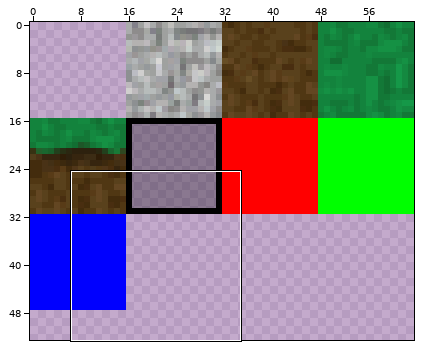
Pixel-art sprite: client/assets/texture_atlas.png. Above: a wide view before the commit, with the close-up outlined.
Close-up. First the earlier version:
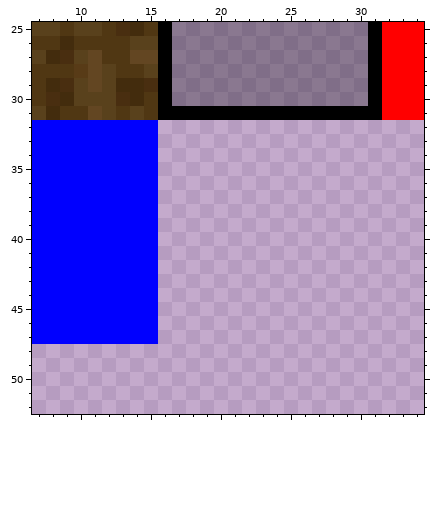
The file is 64x64 pixels. Colours within 5 levels of each other are drawn and written as one. Shown: x 7..34, y 25..52. The wide view leaves out empty margins.
After the commit:
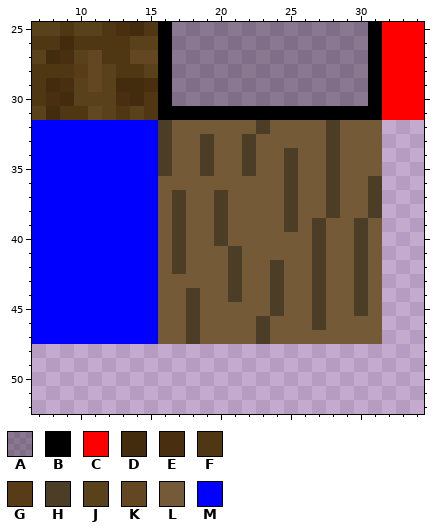
Palette (. is transparent): A #0000004b  B #000000  C #ff0000  D #432c0d  E #492e10  F #503713  G #583b17  H #4c3d26  J #59411c  K #634622  L #745a36  M #0000ff
Log entry: Create log texture
Changes in this commit:
Colour H is added in row 32 at x 16, 23 and 28; in row 33 at x 16, 19, 22 and 28; in rows 34 to 35 at x 16, 19, 22, 25 and 28; in row 36 at x 25, 28 and 31; in rows 37 to 38 at x 17, 20, 25, 28 and 31; in row 39 at x 17, 20, 25, 27 and 30.
Colour H is added in row 40 at x 17, 20, 27 and 30; in row 41 at x 17, 21, 27 and 30; in row 42 at x 17, 21, 24, 27 and 30; in row 43 at x 21, 24, 27 and 30; in row 44 at x 18, 21, 24, 27 and 30; in row 45 at x 18, 24, 27 and 30.
Colour H is added in row 46 at x 18, 23 and 27; in row 47 at x 18 and 23.
Colour L is added in row 32 at x 17 to 22, 24 to 27 and 29 to 31; in row 33 at x 17 to 18, 20 to 21, 23 to 27 and 29 to 31; in rows 34 to 35 at x 17 to 18, 20 to 21, 23 to 24, 26 to 27 and 29 to 31; in row 36 at x 16 to 24, 26 to 27 and 29 to 30; in rows 37 to 38 at x 16, 18 to 19, 21 to 24, 26 to 27 and 29 to 30; in row 39 at x 16, 18 to 19, 21 to 24, 26, 28 to 29 and 31.
Colour L is added in row 40 at x 16, 18 to 19, 21 to 26, 28 to 29 and 31; in row 41 at x 16, 18 to 20, 22 to 26, 28 to 29 and 31; in row 42 at x 16, 18 to 20, 22 to 23, 25 to 26, 28 to 29 and 31; in row 43 at x 16 to 20, 22 to 23, 25 to 26, 28 to 29 and 31; in row 44 at x 16 to 17, 19 to 20, 22 to 23, 25 to 26, 28 to 29 and 31; in row 45 at x 16 to 17, 19 to 23, 25 to 26, 28 to 29 and 31.
Colour L is added in row 46 at x 16 to 17, 19 to 22, 24 to 26 and 28 to 31; in row 47 at x 16 to 17, 19 to 22 and 24 to 31.
